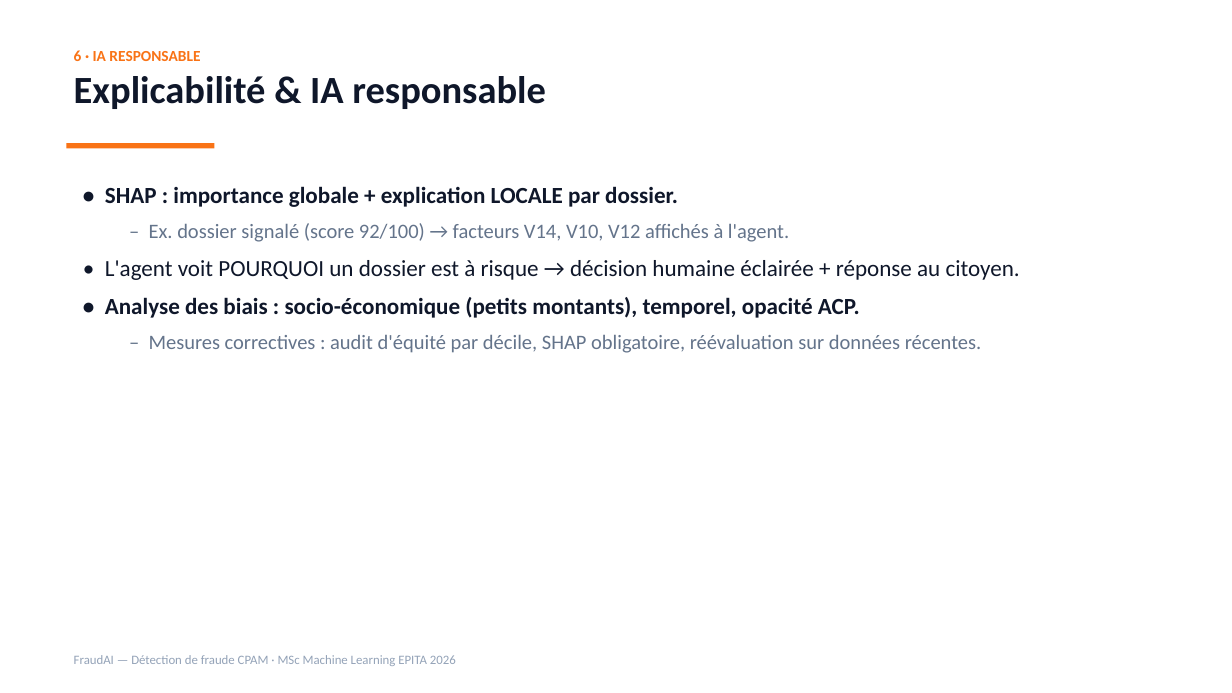
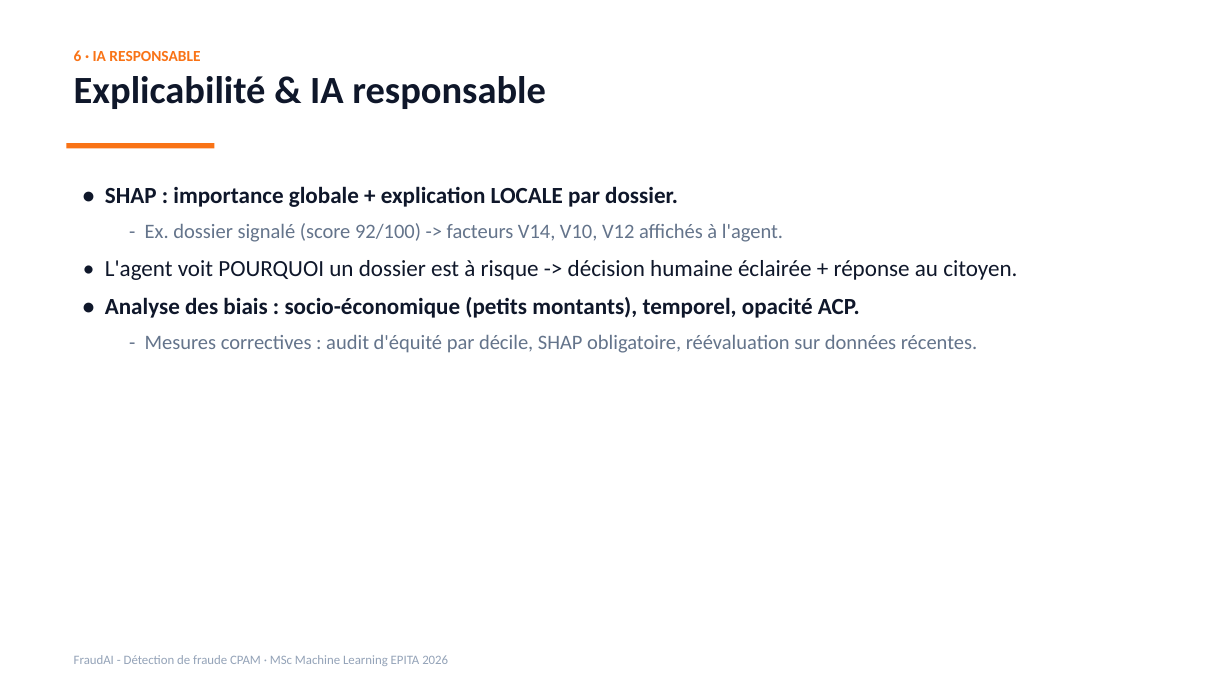
Before and after one commit to kteken10/Fondamentaux-Machine-Learning, a slide deck: slide 9 of rendu/03_FraudAI_Presentation.pptx. Drawn at 1232x693 pixels with LibreOffice and Linux fonts; fonts in the diff are those of the drawing. Boxes give left, top, right and bottom in pixels: in the first picture for what was removed or moved away, otherwise in the second. Text is boxed around its words. In the diff, an @@ line names an element or a change of style, - is before the commit and + after.

```diff
--- a/rendu/03_FraudAI_Presentation.pptx
+++ b/rendu/03_FraudAI_Presentation.pptx
@@ text at <box>105,223,1017,280</box>: text changed @@
-  – Ex. dossier signalé (score 92/100) → facteurs V14, V10, V12 affichés à l'agent.
-• L'agent voit POURQUOI un dossier est à risque → décision humaine éclairée + réponse au citoyen.
+  - Ex. dossier signalé (score 92/100) -> facteurs V14, V10, V12 affichés à l'agent.
+• L'agent voit POURQUOI un dossier est à risque -> décision humaine éclairée + réponse au citoyen.
@@ text at <box>145,335,977,353</box>: text changed @@
-  – Mesures correctives : audit d'équité par décile, SHAP obligatoire, réévaluation sur données récentes.
+  - Mesures correctives : audit d'équité par décile, SHAP obligatoire, réévaluation sur données récentes.
@@ text at <box>74,655,448,666</box>: text changed @@
-FraudAI — Détection de fraude CPAM · MSc Machine Learning EPITA 2026
+FraudAI - Détection de fraude CPAM · MSc Machine Learning EPITA 2026
```
Also in this commit, not shown: 10 other slides changed, 2 other files.
